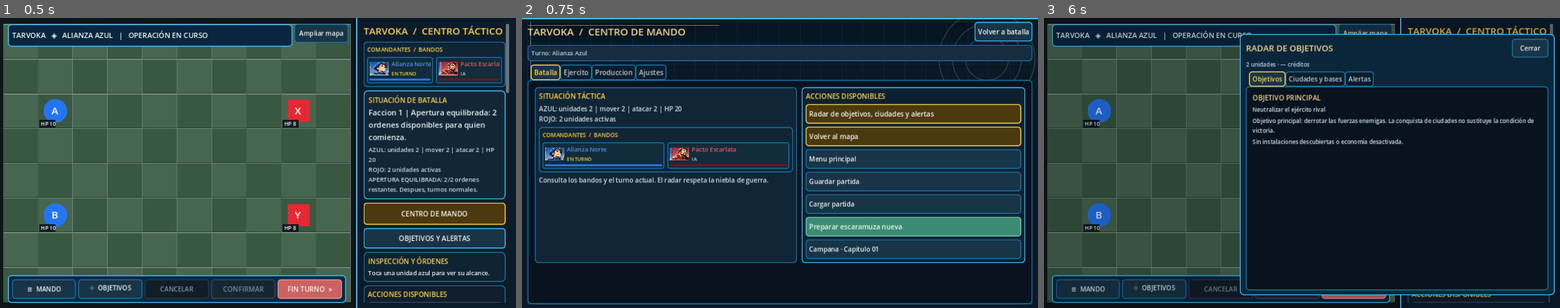
Above: before the commit, frames 1-3 (left to right).
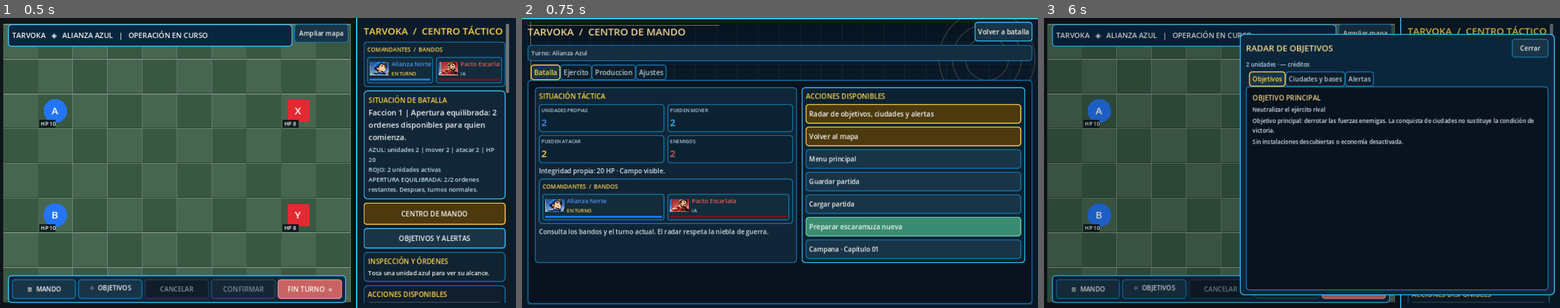
Above: after the commit, the same moments.

Repository: edwinrodri12/Tarvoka
Game: Godot game, scene res://scenes/Main.tscn
Two runs of this game, one before a commit and one after it. Both use one fixed random seed, a clock stepped at 60 frames per second and the inputs below.
Inputs:
- Up to frame 1 (0.5 s): no input
- Up to frame 2 (0.75 s): click "≡ MANDO" at 0.5 s
- Up to frame 3 (6 s): click "⌖ OBJETIVOS" at 1.25 s; click "Ampliar mapa" at 2 s; click "CENTRO DE MANDO" at 2.75 s; click "OBJETIVOS Y ALERTAS" at 3.5 s; click "Volver a batalla" at 4.25 s; click "≡ MANDO" at 5 s; click "Radar de objetivos, ciudades …" at 5.75 s

Frame 1 is identical in both runs. In frame 2, 6.4% of the frame differs, in the area x 3-53%, y 29-76%; in frame 3, nothing differs.

Commit message:
feat(ui): replace empty command panel space with four faction-aware fog-safe tactical KPI cards

Diff:
--- a/scripts/ui/CommandMenu.gd
+++ b/scripts/ui/CommandMenu.gd
@@ -44,6 +44,7 @@
 var battle_columns: BoxContainer
 var settings_columns: BoxContainer
 var settings_buttons: Dictionary = {}
+var operational_values: Dictionary = {}
 
 # Full-screen, legible controller on phone and tablet. Hidden during combat;
 # the map receives all touches until the player explicitly opens the drawer.
@@ -148,6 +149,26 @@
         panel.add_child(section)
         sections.append(section)
     return {"rail":rail,"left":sections[0],"right":sections[1]}
+
+func _operational_tile(parent: GridContainer, heading: String, value: String, tint: Color) -> Label:
+    var card := PanelContainer.new()
+    card.size_flags_horizontal = Control.SIZE_EXPAND_FILL
+    card.add_theme_stylebox_override("panel",Chrome.box_style(Color("#0C2232"),Chrome.EDGE,7,6))
+    parent.add_child(card)
+    var column := VBoxContainer.new()
+    column.add_theme_constant_override("separation",2)
+    card.add_child(column)
+    var name := Label.new()
+    name.text = heading
+    name.add_theme_color_override("font_color",Chrome.MUTED)
+    name.add_theme_font_size_override("font_size",12)
+    column.add_child(name)
+    var number := Label.new()
+    number.text = value
+    number.add_theme_color_override("font_color",tint)
+    number.add_theme_font_size_override("font_size",24)
+    column.add_child(number)
+    return number
 
 func refresh_settings_controls() -> void:
     # Keep toggle labels in sync without rebuilding the entire scroll view
@@ -295,7 +316,26 @@
     var situation: VBoxContainer = tactical["left"]
     var commands: VBoxContainer = tactical["right"]
     _heading(situation,"SITUACIÓN TÁCTICA")
-    _description(situation,BattleReport.field_summary(state))
+    operational_values.clear()
+    var overview: Dictionary = BattleReport.operational_snapshot(state,viewer)
+    var indicators := GridContainer.new()
+    indicators.columns = 2
+    indicators.name = "IndicadoresTacticos"
+    indicators.size_flags_horizontal = Control.SIZE_EXPAND_FILL
+    indicators.add_theme_constant_override("h_separation",8)
+    indicators.add_theme_constant_override("v_separation",8)
+    situation.add_child(indicators)
+    var own_tint: Color = Identity.color_for(state,viewer)
+    operational_values["allies"] = _operational_tile(indicators,"UNIDADES PROPIAS",str(overview["allies"]),own_tint.lightened(0.2))
+    operational_values["move"] = _operational_tile(indicators,"PUEDEN MOVER",str(overview["move_ready"]),Chrome.EDGE_BRIGHT)
+    operational_values["attack"] = _operational_tile(indicators,"PUEDEN ATACAR",str(overview["attack_ready"]),Chrome.GOLD)
+    operational_values["contacts"] = _operational_tile(indicators,
+        "CONTACTOS VISIBLES" if bool(overview["fog"]) else "ENEMIGOS",
+        str(overview["contacts"]),Chrome.RED)
+    _description(situation,"Integridad propia: %d HP · %s" % [
+        int(overview["hp"]),
+        "Las fuerzas enemigas ocultas no se contabilizan." if bool(overview["fog"]) else "Campo visible."
+    ])
     # Reuse the official faction/commander art already loaded for the board.
     # The strip displays only public identity and the active turn, never
     # hidden enemies, troop positions or an unimplemented commander power.
